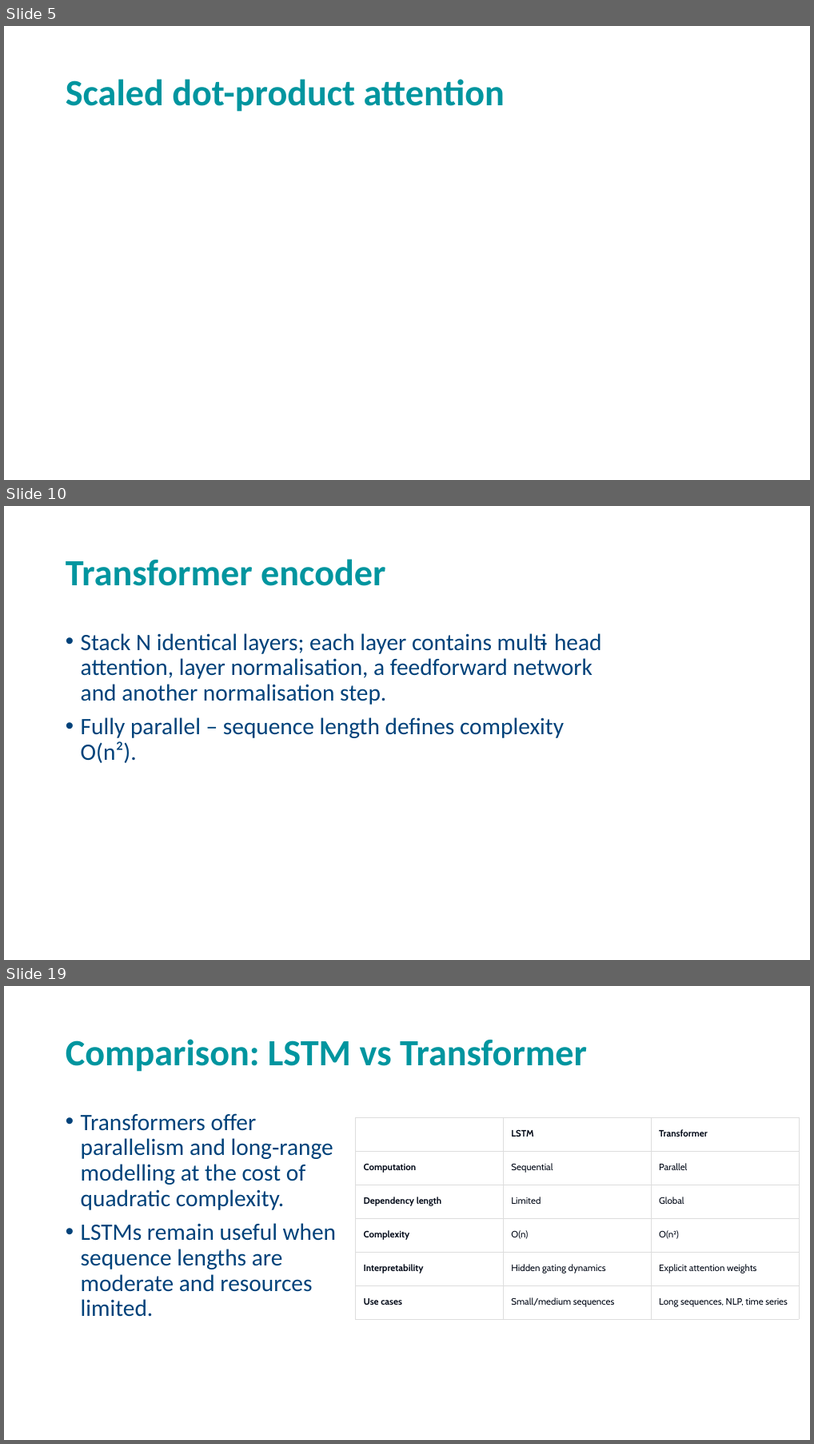
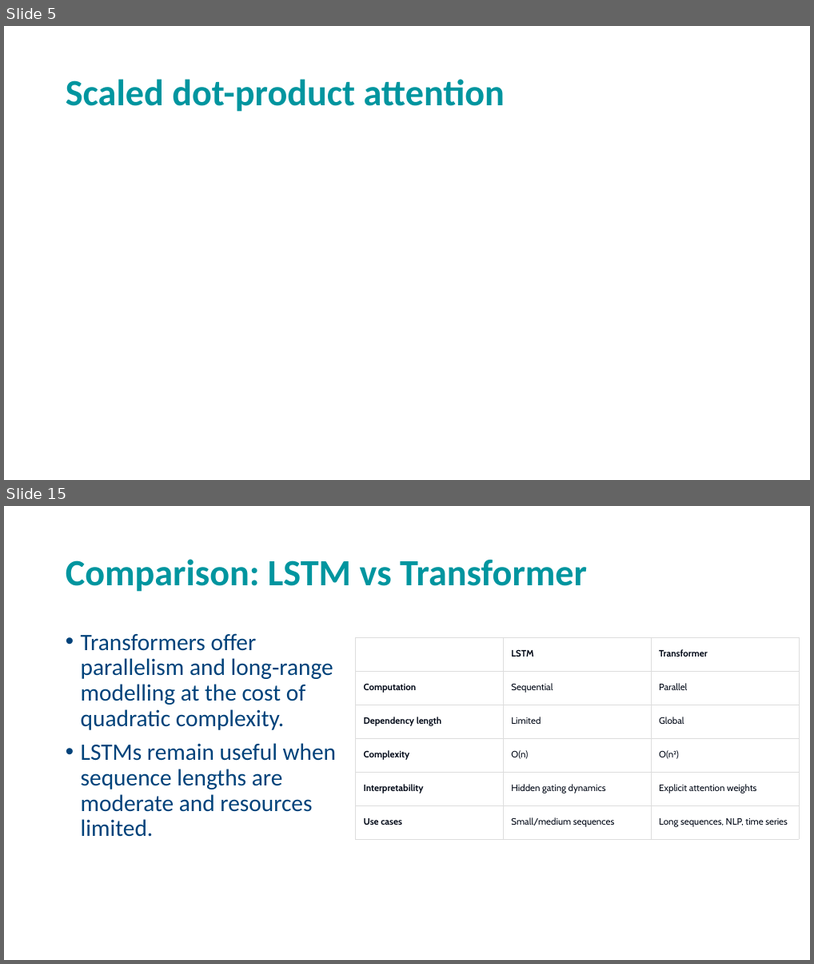
Before and after one commit to andrewcparnell/STAT41130, a slide deck: slides/day 3/D3C2_Transformers.pptx. Shown one above the other, each under a label of ours: slides 5, 10 and 19 before the commit, slides 5 and 15 after it; the slides between them are not shown. The pictures are 814x1444 and 814x964 pixels, drawn with LibreOffice and Linux fonts; fonts in the diff are those of the drawing; grey boxes stand for pictures; background and template pictures are left out. Boxes give left, top, right and bottom in pixels: in the first picture for what was removed or moved away, otherwise in the second. Text is boxed around its words. In the diff, an @@ line names an element or a change of style, - is before the commit and + after.

```diff
--- a/slides/day 3/D3C2_Transformers.pptx
+++ b/slides/day 3/D3C2_Transformers.pptx
@@ slide 10 removed at (4, 506, 810, 960), background picture (left out) @@
@@ title removed at (66, 559, 386, 586) @@
-Transformer encoder
@@ text removed at (81, 633, 602, 763) @@
-• Stack N identical layers; each layer contains multi‑head attention, layer normalisation, a feedforward network and another normalisation step.
-• Fully parallel – sequence length defines complexity O(n²).
@@ what was slide 19 is now slide 15 @@
```
Also in this commit, not shown: 10 slides changed, 4 slides added, 6 other slides removed, 2 other files.
